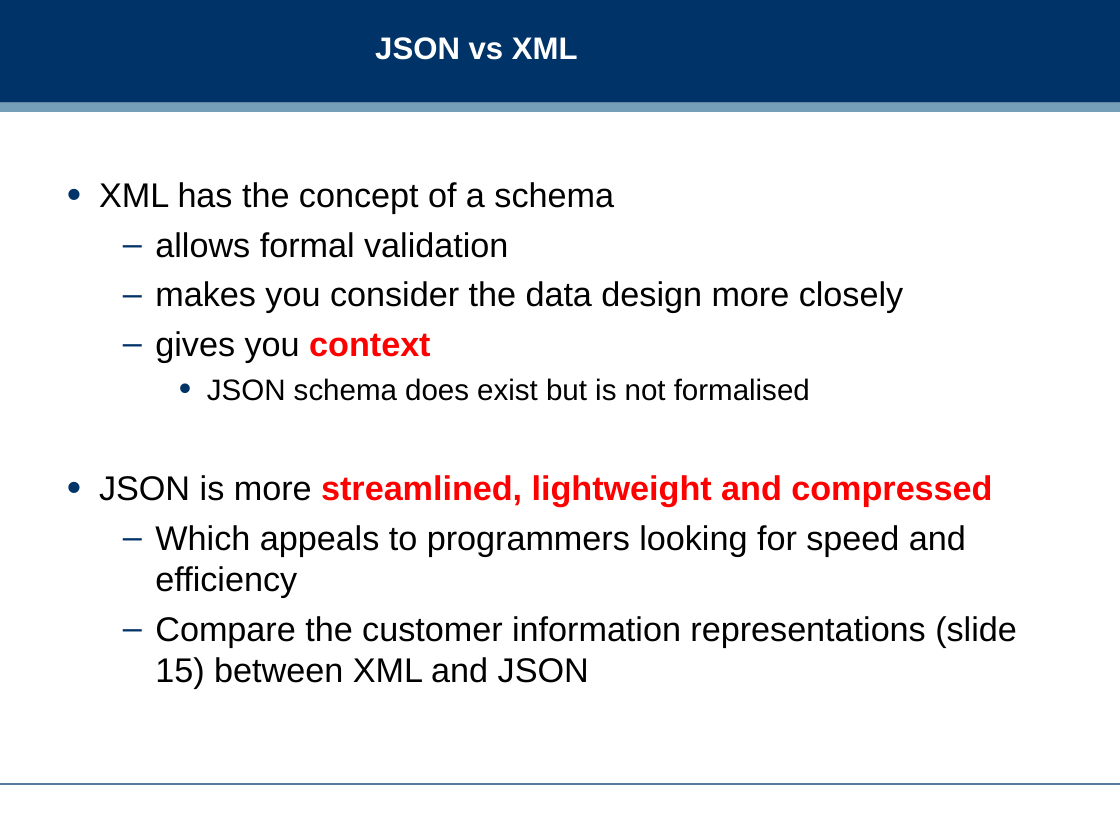
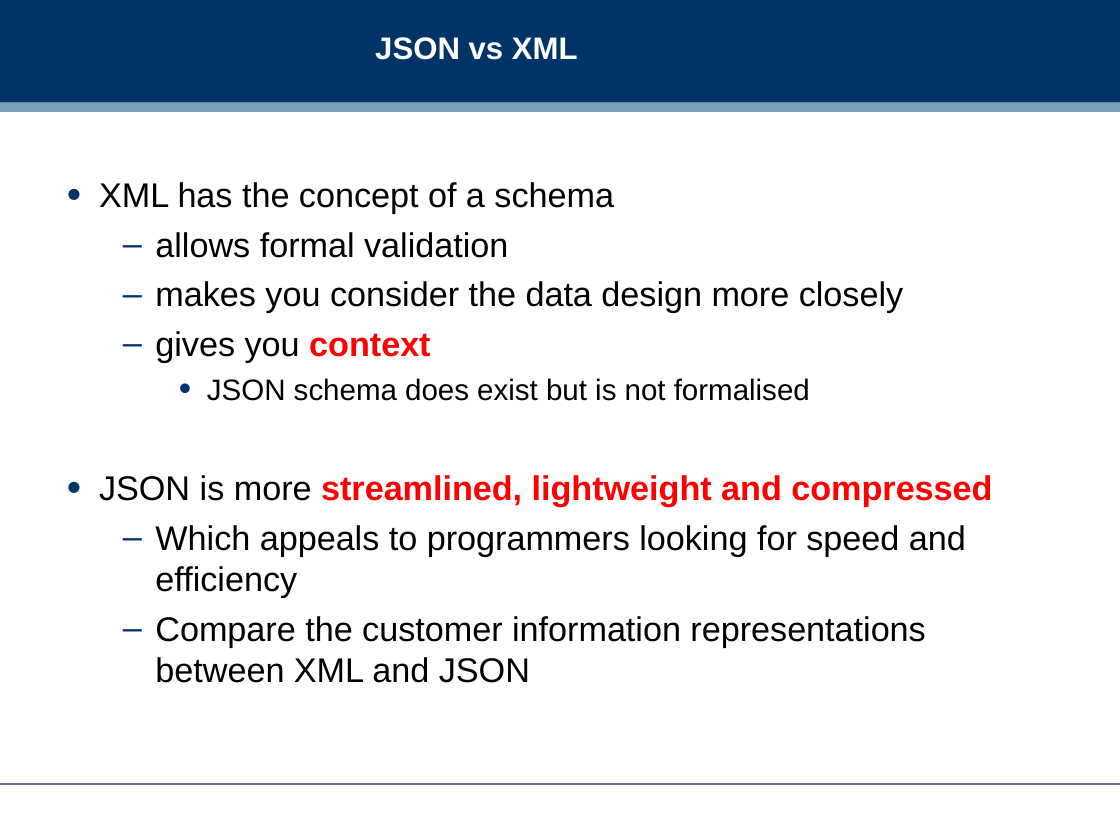
Before and after one commit to dreamind/ix, a slide deck: slide 28 of lectures/representing-data/json.ppt (slide 16 before the commit). Drawn at 1120x840 pixels with LibreOffice and Linux fonts; fonts in the diff are those of the drawing; background and template pictures are left out. Boxes give left, top, right and bottom in pixels: in the first picture for what was removed or moved away, otherwise in the second. Text is boxed around its words. In the diff, an @@ line names an element or a change of style, - is before the commit and + after.

Commit message:
Updating JSON lecture slides

```diff
--- a/lectures/representing-data/json.ppt
+++ b/lectures/representing-data/json.ppt
@@ text at bbox=[155, 616, 925, 683]: text changed @@
-  – Compare the customer information representations (slide 15) between XML and JSON
+  – Compare the customer information representations between XML and JSON
```
Also in this commit, not shown: 5 other slides changed, 13 slides added, 7 slides removed.
